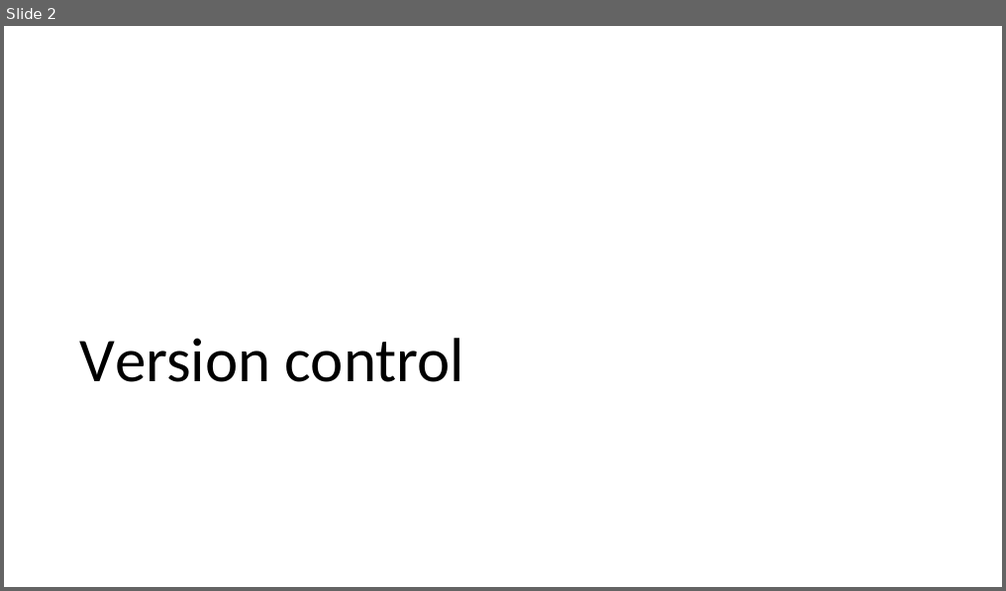
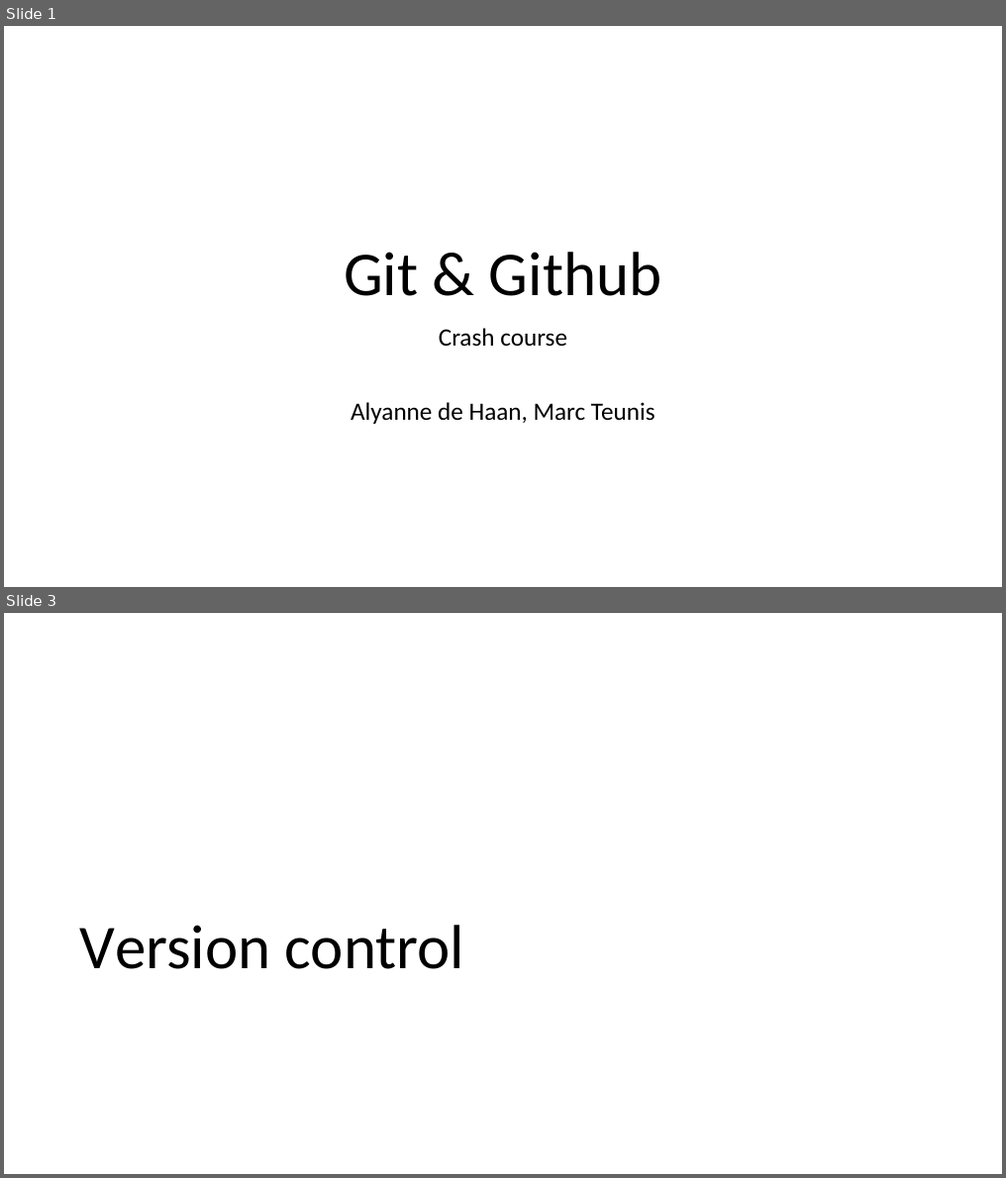
Before and after one commit to VHP4Safety/github_intro_training, a slide deck: powerpoints/github_part1.pptx. Shown one above the other, each under a label of ours: slide 2 before the commit, slides 1 and 3 after it; the slides between them are not shown. The pictures are 1006x591 and 1006x1178 pixels, drawn with LibreOffice and Linux fonts; fonts in the diff are those of the drawing. Boxes give left, top, right and bottom in pixels: in the first picture for what was removed or moved away, otherwise in the second. Text is boxed around its words. In the diff, an @@ line names an element or a change of style, - is before the commit and + after.

```diff
--- a/powerpoints/github_part1.pptx
+++ b/powerpoints/github_part1.pptx
@@ slide 1 added at <box>4,26,1002,587</box>, background #FFFFFF @@
@@ title added at <box>344,252,661,296</box>, 60 pt, text #000000 @@
+Git & Github
@@ subtitle added at <box>350,328,655,424</box>, 24 pt, text #000000 @@
+Crash course
+Alyanne de Haan, Marc Teunis
@@ what was slide 2 is now slide 3 @@
```
Also in this commit, not shown: 5 slides changed, 13 other slides added, 2 slides removed.
